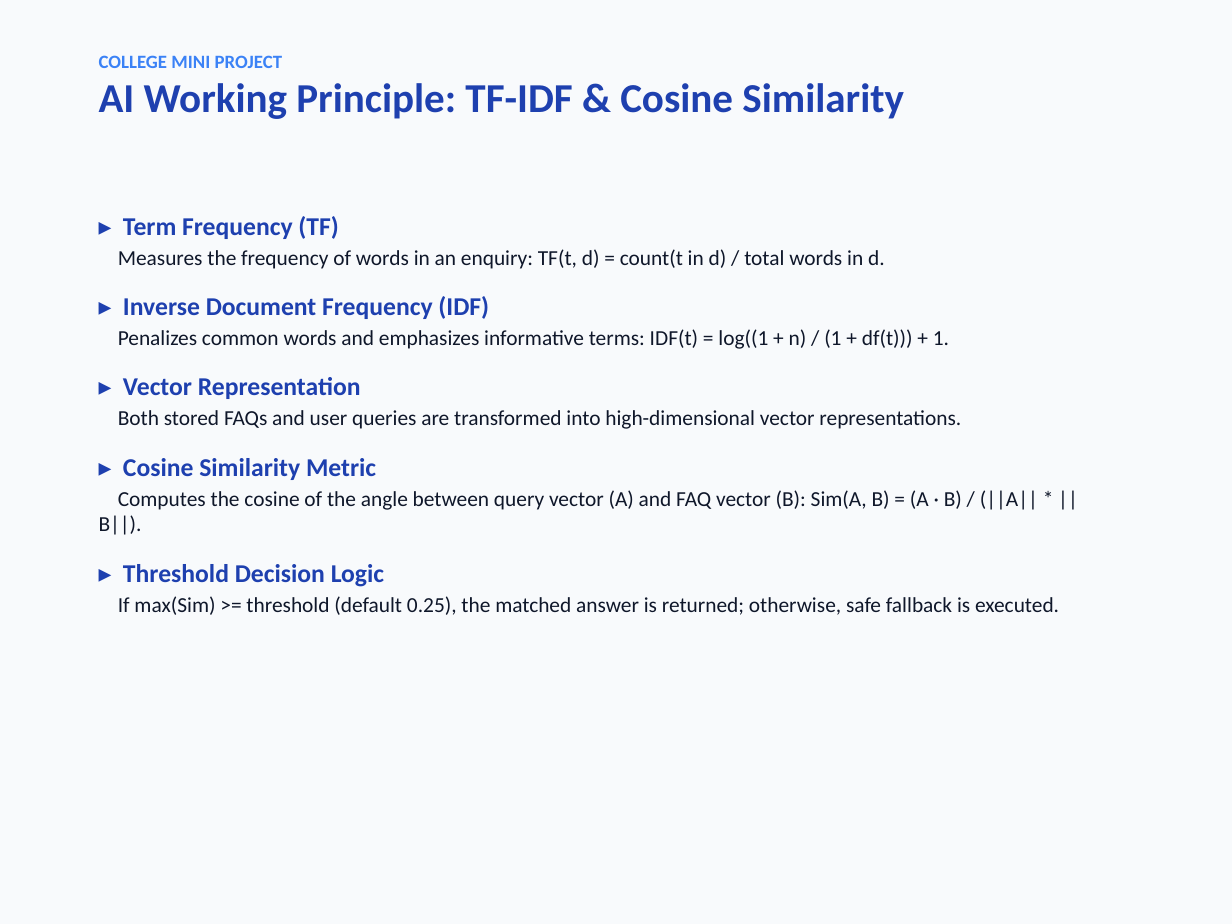
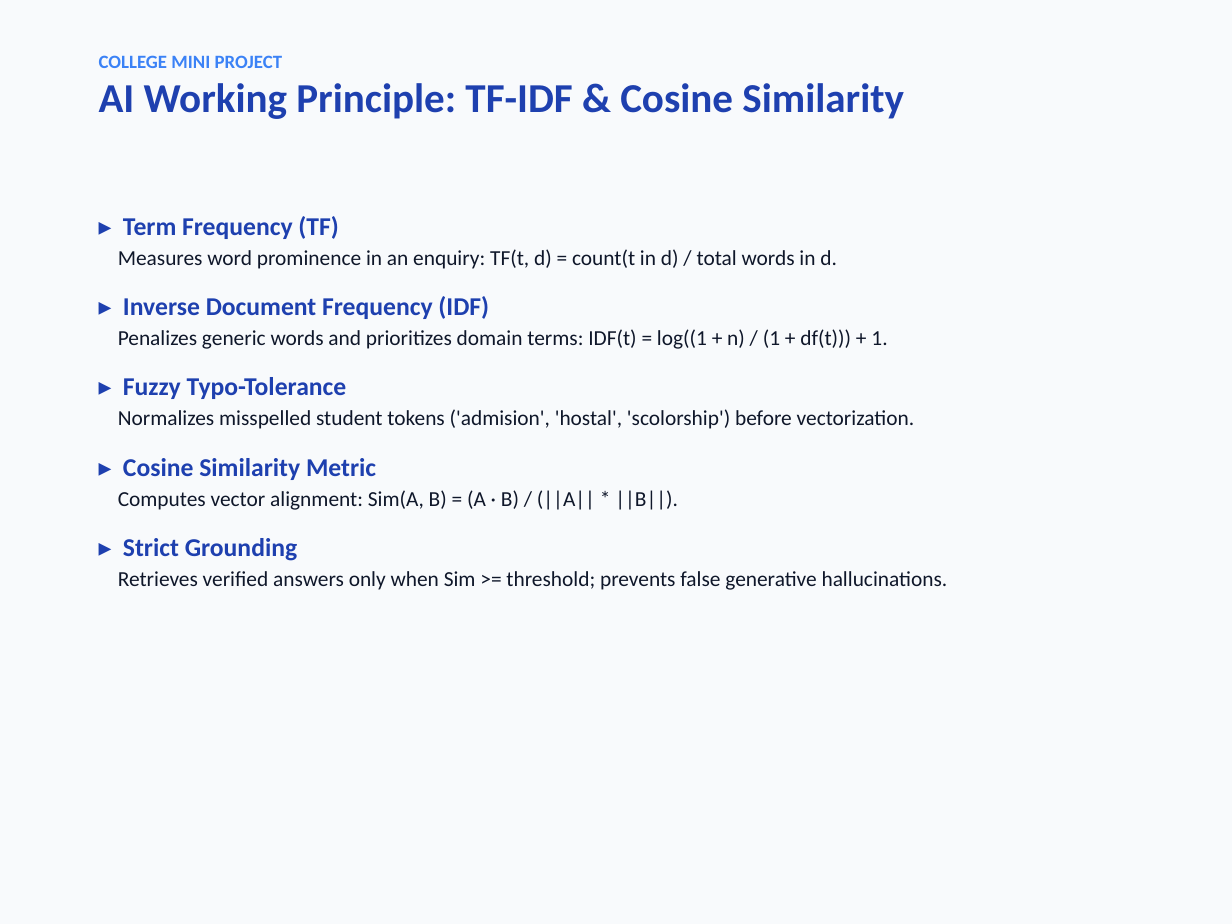
Before and after one commit to kvaruneshruban/AI-Based-College-Enquiry-Chatbot, a slide deck: slide 7 of documentation/presentation.pptx. Drawn at 1232x924 pixels with LibreOffice and Linux fonts; fonts in the diff are those of the drawing. Boxes give left, top, right and bottom in pixels: in the first picture for what was removed or moved away, otherwise in the second. Text is boxed around its words. In the diff, an @@ line names an element or a change of style, - is before the commit and + after.

```diff
--- a/documentation/presentation.pptx
+++ b/documentation/presentation.pptx
@@ text at bbox=[118, 249, 837, 269]: text changed @@
-Measures the frequency of words in an enquiry: TF(t, d) = count(t in d) / total words in d.
+Measures word prominence in an enquiry: TF(t, d) = count(t in d) / total words in d.
@@ text at bbox=[118, 329, 914, 429]: text changed @@
-Penalizes common words and emphasizes informative terms: IDF(t) = log((1 + n) / (1 + df(t))) + 1.
-▸ Vector Representation
-Both stored FAQs and user queries are transformed into high-dimensional vector representations.
+Penalizes generic words and prioritizes domain terms: IDF(t) = log((1 + n) / (1 + df(t))) + 1.
+▸ Fuzzy Typo-Tolerance
+Normalizes misspelled student tokens ('admision', 'hostal', 'scolorship') before vectorization.
@@ text at bbox=[118, 490, 948, 590]: text changed @@
-Computes the cosine of the angle between query vector (A) and FAQ vector (B): Sim(A, B) = (A · B) / (||A|| * ||B||).
-▸ Threshold Decision Logic
-If max(Sim) >= threshold (default 0.25), the matched answer is returned; otherwise, safe fallback is executed.
+Computes vector alignment: Sim(A, B) = (A · B) / (||A|| * ||B||).
+▸ Strict Grounding
+Retrieves verified answers only when Sim >= threshold; prevents false generative hallucinations.
```
Also in this commit, not shown: 10 other slides changed, 1 slide added, 1 slide removed, 50 other files.
